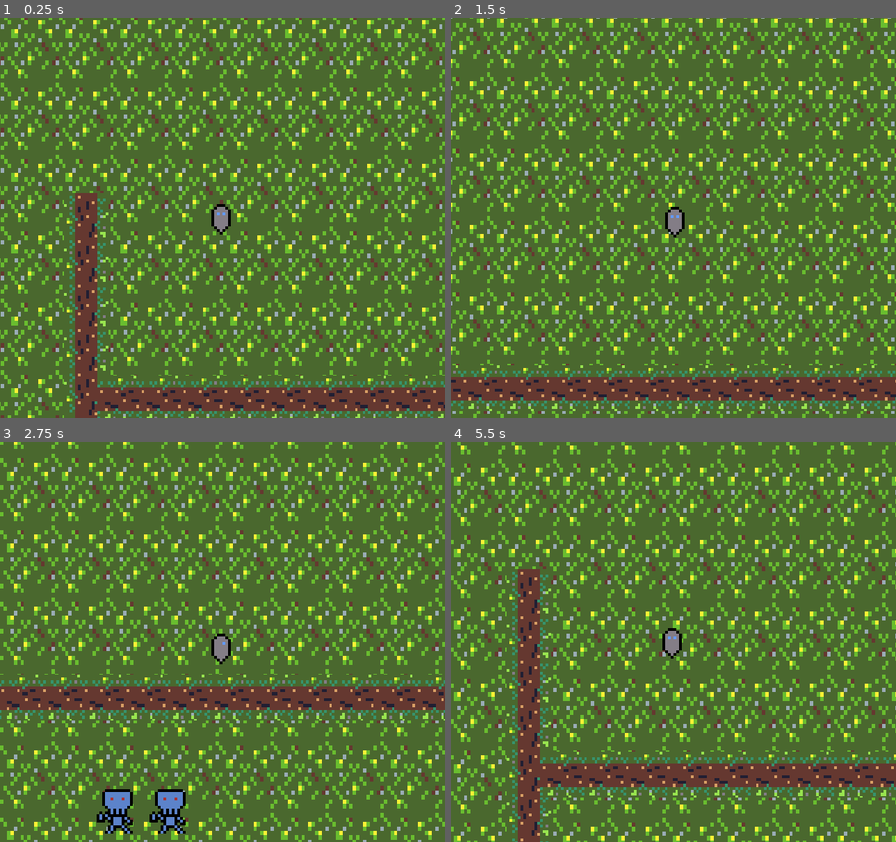
Above: before the commit, frames 1-4 (two rows, left to right).
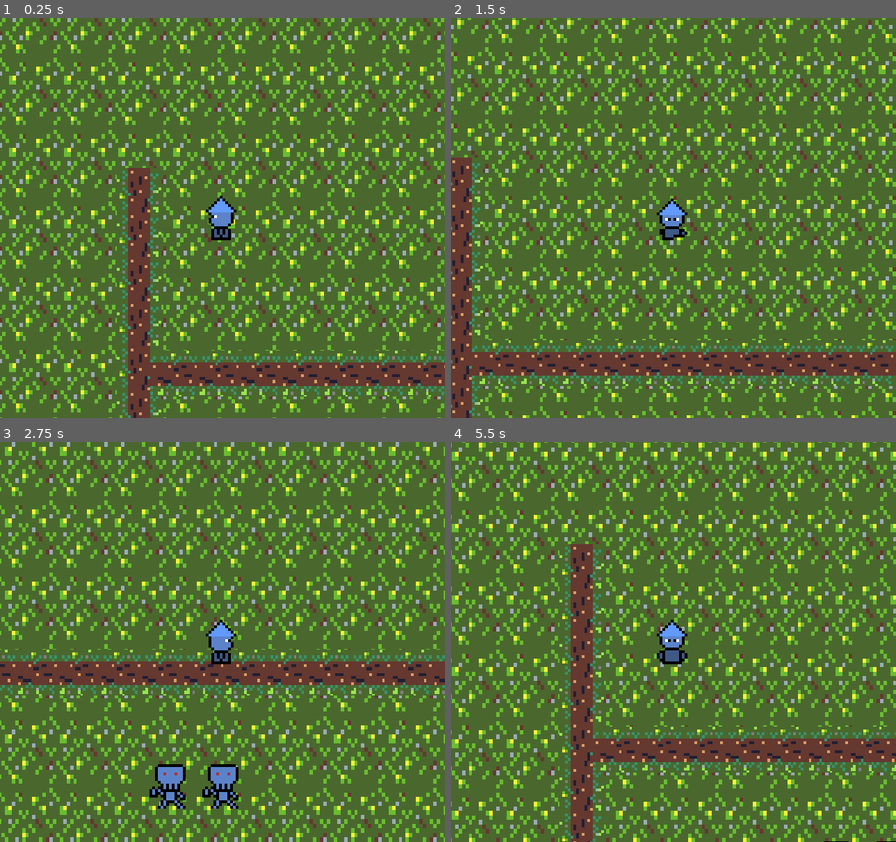
Above: after the commit, the same moments.

Repository: macattack69/TOPSECRETDONTTOUCH
Game: Godot game, scene res://Scenes/World.tscn
The game is run twice, just before and just after one commit, with the same random seed, the same clock (stepped at 60 frames per second) and the same inputs.
Inputs:
- Up to frame 1 (0.25 s): no input
- Up to frame 2 (1.5 s): tap Enter at 0.5 s; hold D (ui_right) 0.53-1.28 s; hold Space (shoot, bound only after the commit) 0.53-1.28 s; hold S (ui_down) from 1.28 s (still down); tap Space (shoot, bound only after the commit) at 1.35 s
- Up to frame 3 (2.75 s): release S (ui_down) at 2.03 s; hold D (ui_right) from 2.03 s (still down); hold Space (shoot, bound only after the commit) from 2.03 s (still down)
- Up to frame 4 (5.5 s): release D (ui_right) at 2.78 s; release Space (shoot, bound only after the commit) at 2.78 s; hold W (ui_up) 2.78-3.53 s; tap Space (shoot, bound only after the commit) at 2.85, 4.35 s; hold Space (shoot, bound only after the commit) 3.53-4.28 s; hold A (ui_left) 3.53-5.03 s; hold S (ui_down) from 5.03 s (still down); hold Space (shoot, bound only after the commit) from 5.03 s (still down)

The runs differ from the first frame. In frame 1, 45% of the frame differs, in the area x 0-100%, y 0-100%; in frame 2, 45%; in frame 3, 45%; in frame 4, 46%.

Commit message:
This shit getting old ngl

Diff:
--- a/yamya2w+b/Scenes/World.tscn
+++ b/yamya2w+b/Scenes/World.tscn
@@ -1,6 +1,6 @@
 [gd_scene load_steps=5 format=2]
 
-[ext_resource path="res://player2.tscn" type="PackedScene" id=1]
+[ext_resource path="res://player/Player.tscn" type="PackedScene" id=1]
 [ext_resource path="res://Assets/grasstmap.png" type="Texture" id=2]
 [ext_resource path="res://Assets/dirtpath.png" type="Texture" id=3]
 [ext_resource path="res://Scenes/manazombie.tscn" type="PackedScene" id=7]
@@ -34,4 +34,5 @@
 [node name="zombie" parent="." instance=ExtResource( 7 )]
 position = Vector2( 61, 106 )
 
-[node name="Ghost" parent="." instance=ExtResource( 1 )]
+[node name="Player" parent="." instance=ExtResource( 1 )]
+position = Vector2( -19, 9 )
--- /dev/null
+++ b/yamya2w+b/Scenes/bullet.gd
@@ -0,0 +1,11 @@
+extends Area2D
+
+export (int) var speed = 120
+
+
+
+var direction
+
+
+func _physics_process(delta: float) -> void:
+	pass
--- /dev/null
+++ b/yamya2w+b/Scenes/bullet.tscn
@@ -0,0 +1,18 @@
+[gd_scene load_steps=4 format=2]
+
+[ext_resource path="res://Assets/fireball.png" type="Texture" id=1]
+[ext_resource path="res://Scenes/bullet.gd" type="Script" id=2]
+
+[sub_resource type="RectangleShape2D" id=1]
+extents = Vector2( 1.5, 1.5 )
+
+[node name="bullet" type="Area2D"]
+script = ExtResource( 2 )
+
+[node name="Fireball" type="Sprite" parent="."]
+texture = ExtResource( 1 )
+hframes = 8
+
+[node name="CollisionShape2D" type="CollisionShape2D" parent="."]
+position = Vector2( -0.5, -0.5 )
+shape = SubResource( 1 )
--- a/yamya2w+b/player/Player.tscn
+++ b/yamya2w+b/player/Player.tscn
@@ -1,7 +1,8 @@
-[gd_scene load_steps=27 format=2]
+[gd_scene load_steps=28 format=2]
 
 [ext_resource path="res://Assets/merlin.png" type="Texture" id=1]
 [ext_resource path="res://scripts/Player.gd" type="Script" id=2]
+[ext_resource path="res://Scenes/bullet.tscn" type="PackedScene" id=3]
 
 [sub_resource type="CapsuleShape2D" id=1]
 radius = 2.01377
@@ -220,6 +221,7 @@
 
 [node name="Player" type="KinematicBody2D"]
 script = ExtResource( 2 )
+bullet = ExtResource( 3 )
 
 [node name="Sprite" type="Sprite" parent="."]
 texture = ExtResource( 1 )
@@ -253,3 +255,6 @@
 parameters/playback = SubResource( 22 )
 parameters/Idle/blend_position = Vector2( 0, 0 )
 parameters/Running/blend_position = Vector2( 0, 0 )
+
+[node name="endofgun" type="Position2D" parent="."]
+position = Vector2( 0, 6 )
--- a/yamya2w+b/player2.tscn
+++ b/yamya2w+b/player2.tscn
@@ -5,6 +5,7 @@
 
 [sub_resource type="GDScript" id=26]
 script/source = "extends KinematicBody2D
+signal hit
 
 const ACCELERATION = 250
 const max_speed = 60
--- a/yamya2w+b/project.godot
+++ b/yamya2w+b/project.godot
@@ -52,6 +52,13 @@
 
 [input]
 
+ui_accept={
+"deadzone": 0.5,
+"events": [ Object(InputEventKey,"resource_local_to_scene":false,"resource_name":"","device":0,"alt":false,"shift":false,"control":false,"meta":false,"command":false,"pressed":false,"scancode":16777221,"physical_scancode":0,"unicode":0,"echo":false,"script":null)
+, Object(InputEventKey,"resource_local_to_scene":false,"resource_name":"","device":0,"alt":false,"shift":false,"control":false,"meta":false,"command":false,"pressed":false,"scancode":16777222,"physical_scancode":0,"unicode":0,"echo":false,"script":null)
+, Object(InputEventJoypadButton,"resource_local_to_scene":false,"resource_name":"","device":0,"button_index":0,"pressure":0.0,"pressed":false,"script":null)
+ ]
+}
 ui_left={
 "deadzone": 0.5,
 "events": [ Object(InputEventKey,"resource_local_to_scene":false,"resource_name":"","device":0,"alt":false,"shift":false,"control":false,"meta":false,"command":false,"pressed":false,"scancode":65,"physical_scancode":0,"unicode":0,"echo":false,"script":null)
@@ -76,6 +83,11 @@
 , Object(InputEventJoypadButton,"resource_local_to_scene":false,"resource_name":"","device":0,"button_index":13,"pressure":0.0,"pressed":false,"script":null)
  ]
 }
+shoot={
+"deadzone": 0.5,
+"events": [ Object(InputEventKey,"resource_local_to_scene":false,"resource_name":"","device":0,"alt":false,"shift":false,"control":false,"meta":false,"command":false,"pressed":false,"scancode":32,"physical_scancode":0,"unicode":0,"echo":false,"script":null)
+ ]
+}
 
 [mono]
 
--- a/yamya2w+b/scripts/Player.gd
+++ b/yamya2w+b/scripts/Player.gd
@@ -1,4 +1,7 @@
 extends KinematicBody2D
+signal hit
+
+export (PackedScene) var bullet
 
 const ACCELERATION = 250
 const max_speed = 60
@@ -8,6 +11,7 @@
 onready var animationPlayer = $AnimationPlayer
 onready var animationTree = $AnimationTree
 onready var animationState = animationTree.get("parameters/playback")
+onready var end_of_gun = $endofgun
 
 func _physics_process(delta):
 	var input_vector = Vector2.ZERO
@@ -25,3 +29,12 @@
 		velocity = velocity.move_toward(Vector2.ZERO, FRICTION * delta)
 
 	velocity = move_and_slide(velocity)
+
+func _unhandled_input(event: InputEvent) -> void:
+	if event.is_action_pressed("shoot"):
+		pass
+
+func shoot():
+	var bullet_instance = bullet.instance()
+	add_child(bullet_instance)
+	bullet_instance.global_position = end_of_gun.global_position
Binary file added: yamya2w+b/Assets/fireball.png
Not shown, added: yamya2w+b/Assets/fireball.png.import
Binary file changed: yamya2w+b/Assets/tilemap1.png
